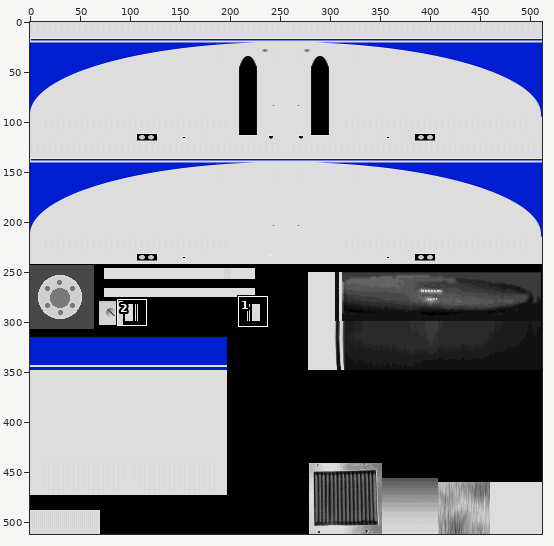
Sprite sheet: Models/Liveries/c150-02-blue.png. Above, an overview of the earlier version with the close-up marked.
Close-up. Before the edit:
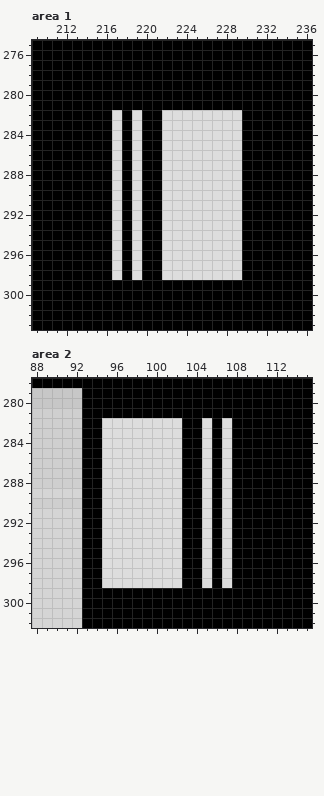
The file is 512x512 pixels. Colours within 5 levels of each other are drawn and written as one. Shown: area 1: x 209..236, y 275..303; area 2: x 88..115, y 278..302.
After:
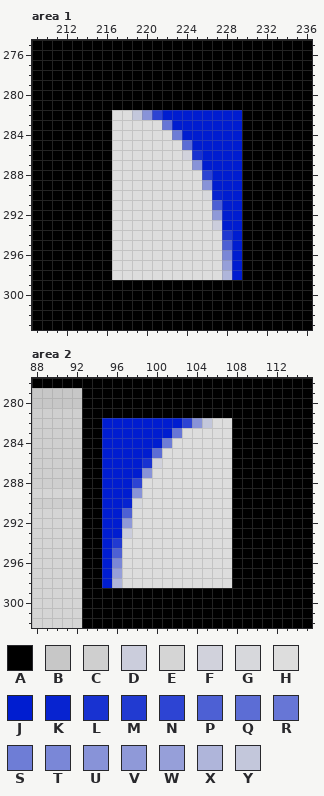
Palette (. is transparent): A #000000  B #c7c7c7  C #cfcfcf  D #cbcddc  E #d5d5d5  F #d1d2dc  G #d7d8dc  H #dddddd  J #001dd0  K #0723d0  L #1832d1  M #213ad1  N #2d44d3  P #4d60d4  Q #5c6dd5  R #6776d6  S #6e7dd6  T #7a87d7  U #8893d8  V #8f99d8  W #969fd9  X #afb5da  Y #c3c7db
Difference:
--- area 1
@@ x 216..231 @@
 281 AAAAAAAAAAAAAAAA
-282 AHAHAAHHHHHHHHAA
-283 AHAHAAHHHHHHHHAA
-284 AHAHAAHHHHHHHHAA
-285 AHAHAAHHHHHHHHAA
-286 AHAHAAHHHHHHHHAA
-287 AHAHAAHHHHHHHHAA
-288 AHAHAAHHHHHHHHAA
-289 AHAHAAHHHHHHHHAA
-290 AHAHAAHHHHHHHHAA
-291 AHAHAAHHHHHHHHAA
-292 AHAHAAHHHHHHHHAA
-293 AHAHAAHHHHHHHHAA
-294 AHAHAAHHHHHHHHAA
-295 AHAHAAHHHHHHHHAA
-296 AHAHAAHHHHHHHHAA
-297 AHAHAAHHHHHHHHAA
-298 AHAHAAHHHHHHHHAA
+282 AHHYUNJJJJJJJJAA
+283 AHHHHHRJJJJJJJAA
+284 AHHHHHHSJJJJJJAA
+285 AHHHHHHHQJJJJJAA
+286 AHHHHHHHFLJJJJAA
+287 AHHHHHHHHUJJJJAA
+288 AHHHHHHHHHNJJJAA
+289 AHHHHHHHHHUJJJAA
+290 AHHHHHHHHHGKJJAA
+291 AHHHHHHHHHHPJJAA
+292 AHHHHHHHHHHVJJAA
+293 AHHHHHHHHHHDJJAA
+294 AHHHHHHHHHHHMJAA
+295 AHHHHHHHHHHHPJAA
+296 AHHHHHHHHHHHTJAA
+297 AHHHHHHHHHHHWJAA
+298 AHHHHHHHHHHHXJAA
 299 AAAAAAAAAAAAAAAA
--- area 2
@@ x 93..108 @@
 281 AAAAAAAAAAAAAAAA
-282 AAHHHHHHHHAAHAHA
-283 AAHHHHHHHHAAHAHA
-284 AAHHHHHHHHAAHAHA
-285 AAHHHHHHHHAAHAHA
-286 AAHHHHHHHHAAHAHA
-287 AAHHHHHHHHAAHAHA
-288 AAHHHHHHHHAAHAHA
-289 AAHHHHHHHHAAHAHA
-290 AAHHHHHHHHAAHAHA
-291 AAHHHHHHHHAAHAHA
-292 AAHHHHHHHHAAHAHA
-293 AAHHHHHHHHAAHAHA
-294 AAHHHHHHHHAAHAHA
-295 AAHHHHHHHHAAHAHA
-296 AAHHHHHHHHAAHAHA
-297 AAHHHHHHHHAAHAHA
-298 AAHHHHHHHHAAHAHA
+282 AAJJJJJJJJNUYHHA
+283 AAJJJJJJJRHHHHHA
+284 AAJJJJJJSHHHHHHA
+285 AAJJJJJQHHHHHHHA
+286 AAJJJJLFHHHHHHHA
+287 AAJJJJUHHHHHHHHA
+288 AAJJJNHHHHHHHHHA
+289 AAJJJUHHHHHHHHHA
+290 AAJJKGHHHHHHHHHA
+291 AAJJPHHHHHHHHHHA
+292 AAJJVHHHHHHHHHHA
+293 AAJJDHHHHHHHHHHA
+294 AAJMHHHHHHHHHHHA
+295 AAJPHHHHHHHHHHHA
+296 AAJTHHHHHHHHHHHA
+297 AAJWHHHHHHHHHHHA
+298 AAJXHHHHHHHHHHHA
 299 AAAAAAAAAAAAAAAA
Pixel boxes of the changes (left, top, right, bottom) in both close-ups:
changed: (122, 110, 242, 280)
changed: (102, 418, 222, 588)
